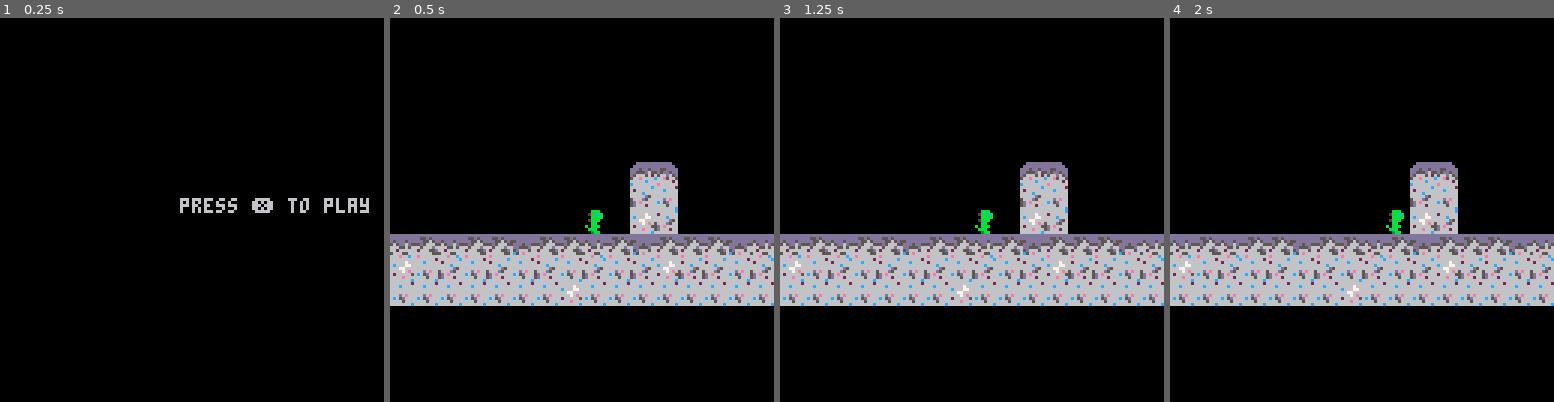
Above: before the commit, frames 1-4 (left to right).
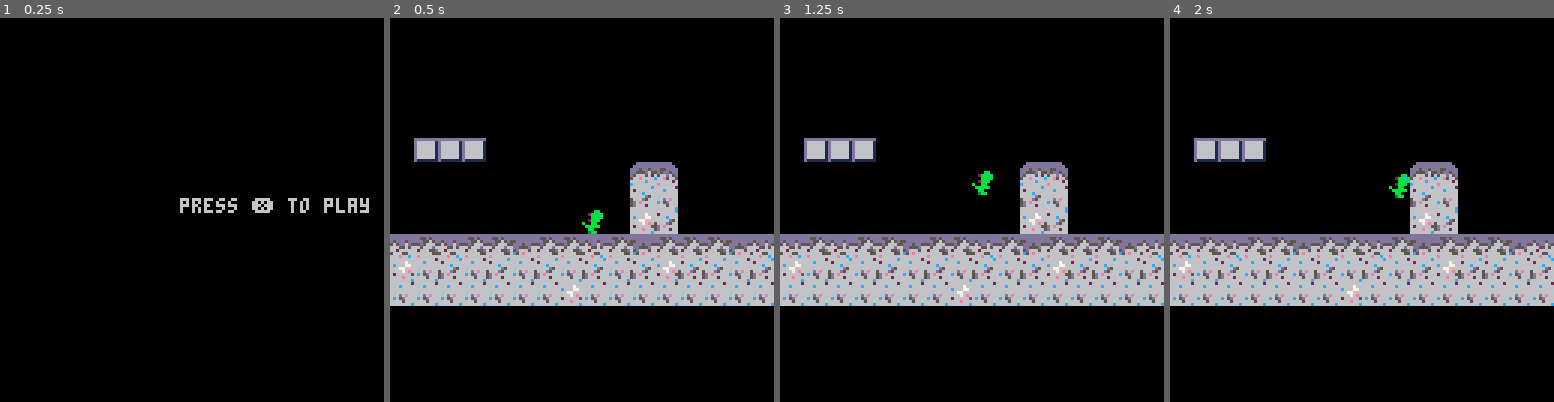
Above: after the commit, the same moments.

Repository: barddev/moonshot
Game: PICO-8 cartridge moonshot.p8
Same seed, same stepped clock (60 frames per second), same inputs: the game is played once before the commit and once after it.
Inputs:
- Up to frame 1 (0.25 s): no input
- Up to frame 2 (0.5 s): tap X (X key) at 0.33 s
- Up to frame 3 (1.25 s): tap O (Z key) at 0.7 s; tap X (X key) at 1.07 s
- Up to frame 4 (2 s): hold Right from 1.6 s (still down); tap O (Z key) at 1.7 s; tap X (X key) at 1.85 s

Frame 1 is identical in both runs. In frame 2, 1.2% of the frame differs, in the area x 6-55%, y 31-57%; in frame 3, 1.5%, in the area x 6-56%, y 31-57%; in frame 4, 1.5%.

Commit message:
can now jump

Diff:
--- a/moonshot.p8
+++ b/moonshot.p8
@@ -12,8 +12,17 @@
 btn_x=5
 
 
+--game physics values
+gravity=0.15
+friction=0.425
+
+
 function _init()
-  --game
+  --map starting position
+	 map_x=0
+	 map_y=0
+
+	 --game functions
   game={
     update=menu_update,
     draw=menu_draw,
@@ -22,11 +31,11 @@
   --player
   p={
     --sprite
-    sp=1,
+    sp=2,
     --sprite x position
-    x=64,
+    x=63,
     --sprite y position
-    y=64,
+    y=63,
     --flip sprit horizontal
     flp=false,
     --sprite width/height in pixel
@@ -40,15 +49,10 @@
     dy=0,
     max_dy=1.5,
     acc_y=2,
-    --animation timing
-    anim=0,
     --player states
     --idle, running, jumping, falling
     state="idle",
   }
-
-  gravity=0.15
-  friction=0.425
 
 end
 
@@ -108,16 +112,16 @@
     x2=x    y2=y+h-1
 
   elseif aim=="right" then
-    x1=x+w    y1=y
-    x2=x+w+1  y2=y+h-1
+    x1=x+w-1  y1=y
+    x2=x+w    y2=y+h-1
 
   elseif aim=="up" then
-    x1=x     y1=y+h
-    x2=x+w-1 y2=y+h
+    x1=x+2    y1=y-1
+    x2=x+w-3  y2=y
 
   elseif aim=="down" then
-    x1=x    y1=y+h
-    x2=x+w  y2=y+h
+    x1=x+2    y1=y+h
+    x2=x+w-3  y2=y+h
   end
   x1/=8  y1/=8
   x2/=8  y2/=8
@@ -150,33 +154,37 @@
     p.flp=false
   end
 
-  --todo make a variable jump
-  if btnp(btn_x) then
+  --todo revisit this
+  --and add variable jumping
+  if btnp(btn_x)
+  and p.state!="jumping" then
     p.dy-=p.acc_y
-    p.state="jumping"
-  end
-
+    p.state=idle
+  end
+
+  --check y direction
   if p.dy>0 then
     p.state="falling"
 
-    if collide_map(p, "down", 0) then
+    if collide_map(p,"down",0) then
       p.state="idle"
       p.dy=0
-      p.y-=(p.y+p.h+1)%8-1
+      p.y-=((p.y+p.h+1)%8)-1
     end
-
   elseif p.dy<0 then
-    if collide_map(p,"up",1) then
+    p.state="jumping"
+    if collide_map(p,"up",0) then
       p.dy=0
     end
   end
 
+  --check x direction
   if p.dx<0 then
-    if collide_map(p,"left",1) then
+    if collide_map(p,"left",0) then
       p.dx=0
     end
   elseif p.dx>0 then
-    if collide_map(p,"right",1) then
+    if collide_map(p,"right",0) then
       p.dx=0
     end
   end
@@ -196,7 +204,7 @@
 00077000000bb0000b00bb000b00bb000b00bb00000bb00000000000000000000000000000000000000000000000000000000000000000000000000000000000
 007007000b0bbb0000bbbbb000bbbbb000bbbbb0000bbb0000000000000000000000000000000000000000000000000000000000000000000000000000000000
 0000000000bbb000000bb000000bb000000b300000bbb0b000000000000000000000000000000000000000000000000000000000000000000000000000000000
-000000000003bb000003bb0000b0bb00000bb3000b000b0000000000000000000000000000000000000000000000000000000000000000000000000000000000
+000000000003bb000003bb000030bb0000b003000b000b0000000000000000000000000000000000000000000000000000000000000000000000000000000000
 00000000000000000000000000000000000000000000000000000000000000000000000000000000000000000000000000000000000000000000000000000000
 000ed000000aaa900000000000000000000000000000000000000000000000000000000000000000000000000000000000000000000000000000000000000000
 00deee0000aaa9a00000000000000000000000000000000000000000000000000000000000000000000000000000000000000000000000000000000000000000
@@ -221,14 +229,14 @@
 00066000000000000000000000000000000000000000000000000000000000000000000000000000000000000000000000000000000000000000000000000000
 00066000000000000000000000000000000000000000000000000000000000000000000000000000000000000000000000000000000000000000000000000000
 00600600000000000000000000000000000000000000000000000000000000000000000000000000000000000000000000000000000000000000000000000000
-0000000000dddd00dddddddddddddddddddddddd00dddddddddddd00000000000000000000000000000000000000000000000000000000000000000000000000
-000000000dddddd0dd55d5dddddddddddddddddd0dddddddddddddd0000000000000000000000000000000000000000000000000000000000000000000000000
-00000000ddddddddddd5565dd5ddd5dd55ddddddddd5dd5ddd55dddd000000000000000000000000000000000000000000000000000000000000000000000000
-00000000dddddddd55d56665565dd6d55ddd5dd5dd555d655d5dd5dd000000000000000000000000000000000000000000000000000000000000000000000000
-000000005dd5d55d665666d6666556566dd555d6d56665626566d65d000000000000000000000000000000000000000000000000000000000000000000000000
-000000000dd65c5d6266655d6626666665d66656566e6666c66e5665000000000000000000000000000000000000000000000000000000000000000000000000
-000000000556665566666655566655666c56e66666666c6666666626000000000000000000000000000000000000000000000000000000000000000000000000
-00000000066e66606e666666666e66c666666666c66666666e666666000000000000000000000000000000000000000000000000000000000000000000000000
+0000000000dddd00dddddddddddddddddddddddd00dddddddddddd0000000000dddddddd00000000000000000000000000000000000000000000000000000000
+000000000dddddd0dd55d5dddddddddddddddddd0dddddddddddddd000000000d666666100000000000000000000000000000000000000000000000000000000
+00000000ddddddddddd5565dd5ddd5dd55ddddddddd5dd5ddd55dddd00000000d666666100000000000000000000000000000000000000000000000000000000
+00000000dddddddd55d56665565dd6d55ddd5dd5dd555d655d5dd5dd00000000d666666100000000000000000000000000000000000000000000000000000000
+000000005dd5d55d665666d6666556566dd555d6d56665626566d65d00000000d666666100000000000000000000000000000000000000000000000000000000
+000000000dd65c5d6266655d6626666665d66656566e6666c66e566500000000d666666100000000000000000000000000000000000000000000000000000000
+000000000556665566666655566655666c56e66666666c666666662600000000d666666100000000000000000000000000000000000000000000000000000000
+00000000066e66606e666666666e66c666666666c66666666e66666600000000d111111100000000000000000000000000000000000000000000000000000000
 000000000626666066666662666666666666666c6666666600000000000000000000000000000000000000000000000000000000000000000000000000000000
 0000000006666c60666c66666666676662666666c666266c00000000000000000000000000000000000000000000000000000000000000000000000000000000
 000000000c666660666666666c6667766666c666666666e600000000000000000000000000000000000000000000000000000000000000000000000000000000
@@ -304,7 +312,7 @@
 01000001000000000000000000000000000000000000000000000000000000000000000000000000000000000000000000000000000000000000000000000000
 01000001000000000000000000000000000000000000000000000000000000000000000000000000000000000000000000000000000000000000000000000000
 __gff__
-0000000000000000000000000000000000000000000000000000000000000000000000000000000000000000000000000000000000000000000000000000000000030303030303000000000000000000000303030303000000000000000000000000000000000000000000000000000000000000000000000000000000000000
+0000000000000000000000000000000000000000000000000000000000000000000000000000000000000000000000000000000000000000000000000000000000010101010101000100000000000000000101010101000000000000000000000000000000000000000000000000000000000000000000000000000000000000
 0000000000000000000000000000000000000000000000000000000000000000000000000000000000000000000000000000000000000000000000000000000000000000000000000000000000000000000000000000000000000000000000000000000000000000000000000000000000000000000000000000000000000000
 __map__
 0000000000000000000000000000000000000000000000000000000000000000000000000000000000000000000000000000000000000000000000000000000000000000000000000000000000000000000000000000000000000000000000000000000000000000000000000000000000000000000000000000000000000000
@@ -312,7 +320,7 @@
 0000000000000000000000000000000000000000000000000000000000000000000000000000000000000000000000000000000000000000000000000000000000000000000000000000000000000000000000000000000000000000000000000000000000000000000000000000000000000000000000000000000000000000
 0000000000000000000000000000000000000000000000000000000000000000000000000000000000000000000000000000000000000000000000000000000000000000000000000000000000000000000000000000000000000000000000000000000000000000000000000000000000000000000000000000000000000000
 0000000000000000000000000000000000000000000000000000000000000000000000000000000000000000000000000000000000000000000000000000000000000000000000000000000000000000000000000000000000000000000000000000000000000000000000000000000000000000000000000000000000000000
-0000000000000000000000000000000000000000000000000000000000000000000000000000000000000000000000000000000000000000000000000000000000000000000000000000000000000000000000000000000000000000000000000000000000000000000000000000000000000000000000000000000000000000
+0048484800000000000000000000000000000000000000000000000000000000000000000000000000000000000000000000000000000000000000000000000000000000000000000000000000000000000000000000000000000000000000000000000000000000000000000000000000000000000000000000000000000000
 0000000000000000000045460000000000000000000000000000000000000000000000000000000000000000000000000000000000000000000000000000000000000000000000000000000000000000000000000000000000000000000000000000000000000000000000000000000000000000000000000000000000000000
 0000000000000000000054520000000000000000000000000000000000000000000000000000000000000000000000000000000000000000000000000000000000000000000000000000000000000000000000000000000000000000000000000000000000000000000000000000000000000000000000000000000000000000
 0000000000000000000053540000000000000000000000000000000000000000000000000000000000000000000000000000000000000000000000000000000000000000000000000000000000000000000000000000000000000000000000000000000000000000000000000000000000000000000000000000000000000000
